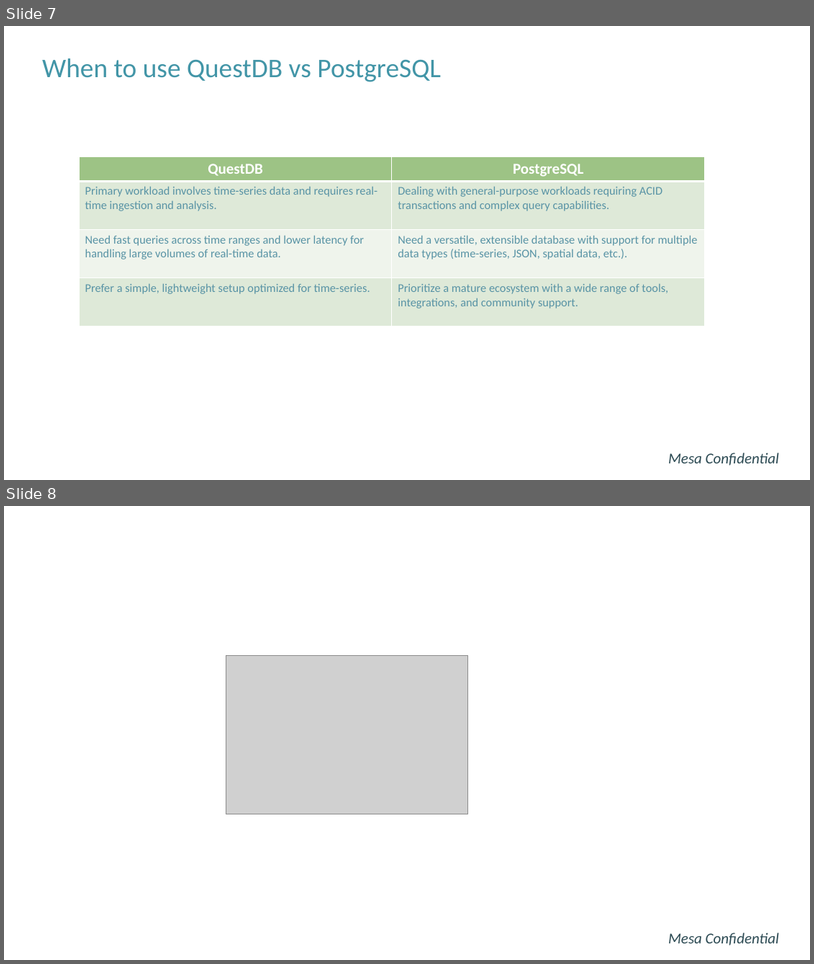
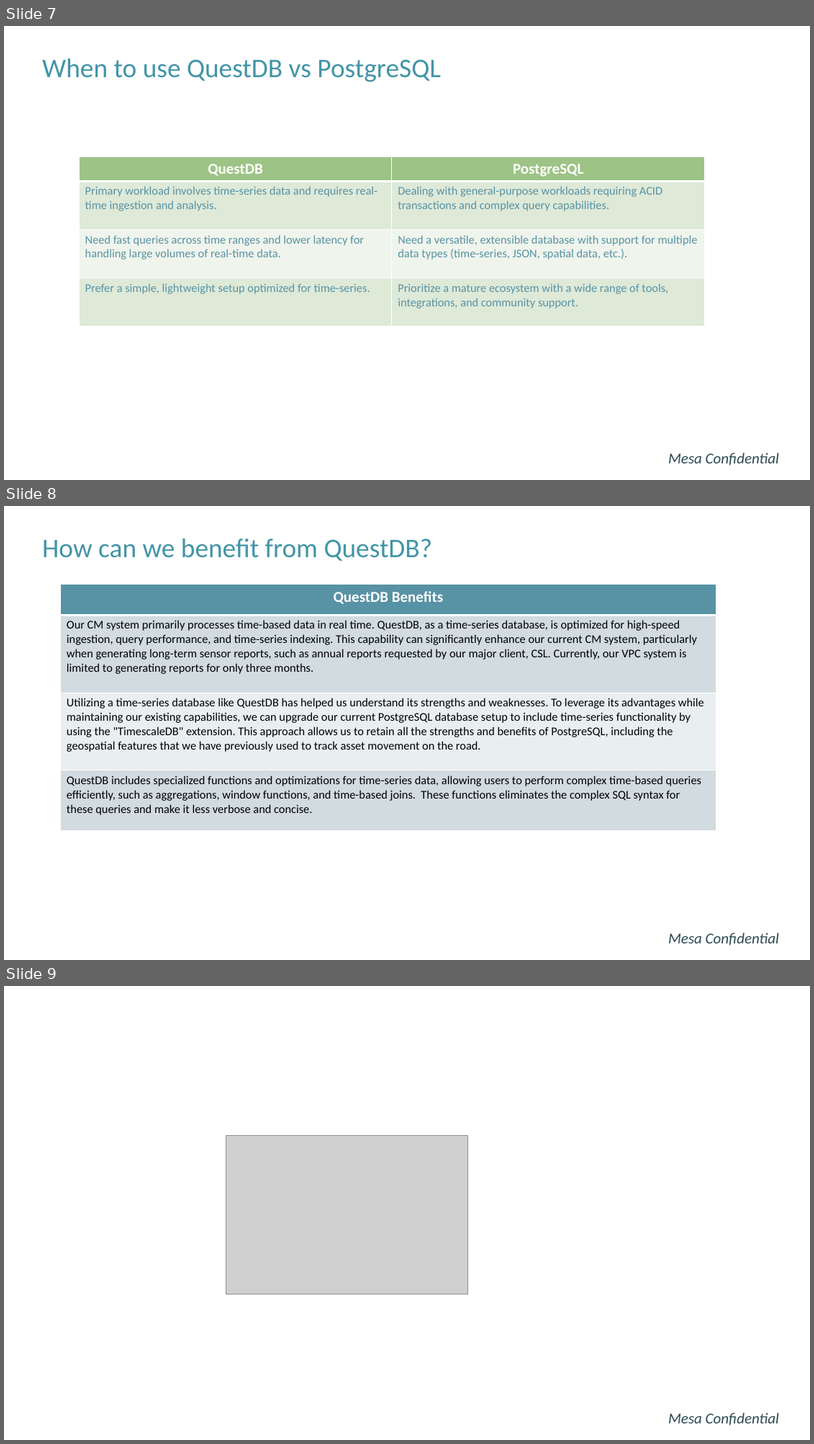
Before and after one commit to hunghpham/MVP-Application-Sensor-Telemetry-System, a slide deck: Power Point Slides/QuestDB vs PosgreSQL.pptx. Shown one above the other, each under a label of ours: slides 7 and 8 before the commit, slides 7, 8 and 9 after it. The pictures are 814x964 and 814x1444 pixels, drawn with LibreOffice and Linux fonts; fonts in the diff are those of the drawing; grey boxes stand for pictures; background and template pictures are left out. Boxes give left, top, right and bottom in pixels: in the first picture for what was removed or moved away, otherwise in the second. Text is boxed around its words. In the diff, an @@ line names an element or a change of style, - is before the commit and + after.

```diff
--- a/Power Point Slides/QuestDB vs PosgreSQL.pptx
+++ b/Power Point Slides/QuestDB vs PosgreSQL.pptx
@@ slide 8 added at [4, 506, 810, 960], background #FFFFFF @@
@@ title added at [42, 538, 433, 561], 32 pt, text #4295A7 @@
+How can we benefit from QuestDB?
@@ table added at [61, 584, 717, 830], 4 rows, 1 columns @@
+QuestDB Benefits
+Our CM system primarily processes time-based data in real time. QuestDB, as a time-series database, is optimized for high-speed ingestion, query performance, and time-series indexing. This capability can significantly enhance our current CM system, particularly when generating long-term sensor reports, such as annual reports requested by our major client, CSL. Currently, our VPC system is limited to generating reports for only three months.
+Utilizing a time-series database like QuestDB has helped us understand its strengths and weaknesses. To leverage its advantages while maintaining our existing capabilities, we can upgrade our current PostgreSQL database setup to include time-series functionality by using the "TimescaleDB" extension. This approach allows us to retain all the strengths and benefits of PostgreSQL, including the geospatial features that we have previously used to track asset movement on the road.
+QuestDB includes specialized functions and optimizations for time-series data, allowing users to perform complex time-based queries efficiently, such as aggregations, window functions, and time-based joins. These functions eliminates the complex SQL syntax for these queries and make it less verbose and concise.
@@ text added at [669, 932, 779, 945], 18 pt, text #2C4A52, italic @@
+Mesa Confidential
@@ what was slide 8 is now slide 9 @@
```
Also in this commit, not shown: 1 slide changed, 4 other files.
